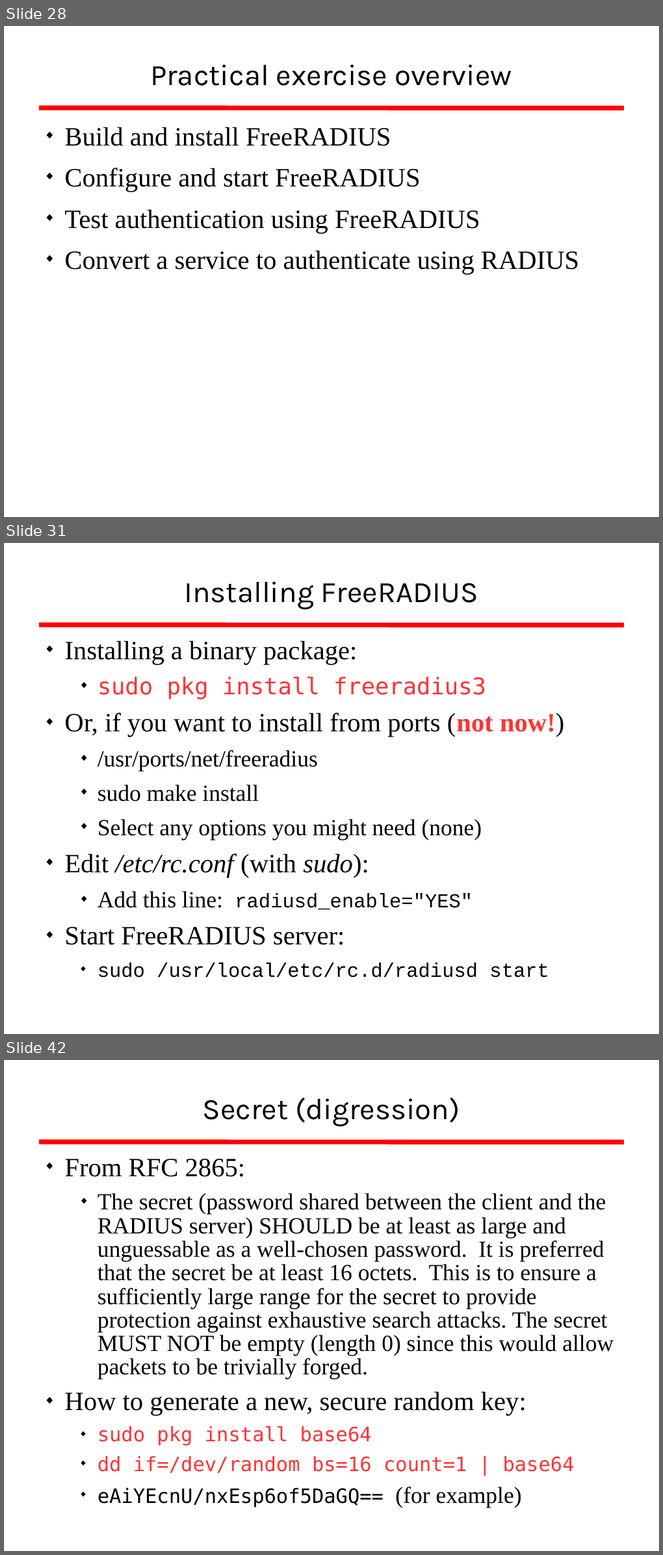
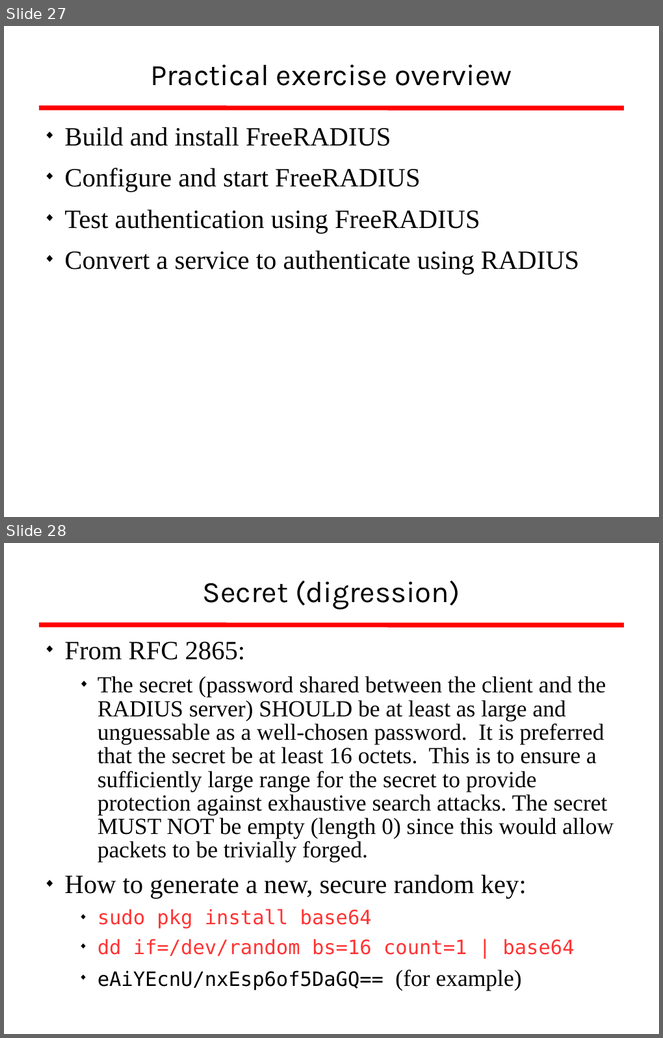
Before and after one commit to afnog/afnog.github.io, a slide deck: sse/radius/radius_presentation.ppt. Shown one above the other, each under a label of ours: slides 28, 31 and 42 before the commit, slides 27 and 28 after it; the slides between them are not shown. The pictures are 663x1555 and 663x1038 pixels, drawn with LibreOffice and Linux fonts; fonts in the diff are those of the drawing; background and template pictures are left out. Boxes give left, top, right and bottom in pixels: in the first picture for what was removed or moved away, otherwise in the second. Text is boxed around its words. In the diff, an @@ line names an element or a change of style, - is before the commit and + after.

```diff
--- a/sse/radius/radius_presentation.ppt
+++ b/sse/radius/radius_presentation.ppt
@@ slide 31 removed at (4,543,659,1034), background #FFFFFF; not listed: 1 template element that a slide beside it also shows @@
@@ title removed at (185,581,478,609) @@
-Installing FreeRADIUS
@@ text removed at (64,641,565,978) @@
-◆ Installing a binary package:
-  ◆ sudo pkg install freeradius3
-◆ Or, if you want to install from ports (not now!)
-  ◆ /usr/ports/net/freeradius
-  ◆ sudo make install
-  ◆ Select any options you might need (none)
-◆ Edit /etc/rc.conf (with sudo):
-  ◆ Add this line: radiusd_enable="YES"
-◆ Start FreeRADIUS server:
-  ◆ sudo /usr/local/etc/rc.d/radiusd start
@@ what was slide 28 is now slide 27 @@
@@ what was slide 42 is now slide 28 @@
```
Also in this commit, not shown: 5 slides changed, 35 slides added, 15 other slides removed.
